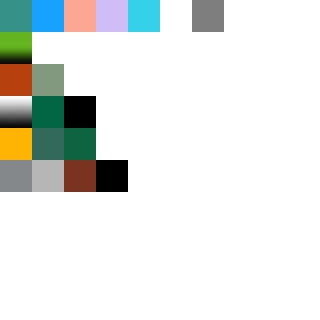
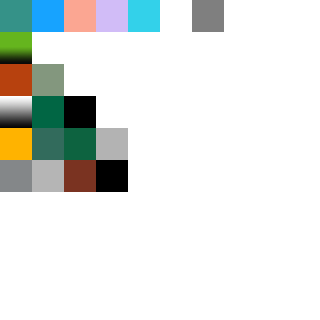
Revision of a layered 320px x 320px image; what changed, layer by layer:
added layer "Rectangle 21" above "Rectangle 20" over (x1=96, y1=128, x2=128, y2=160)
